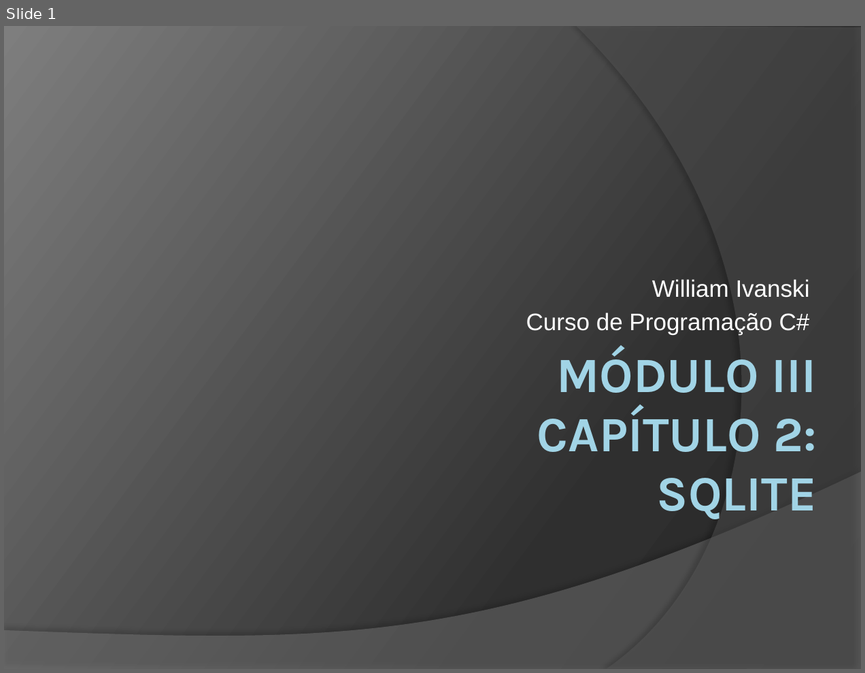
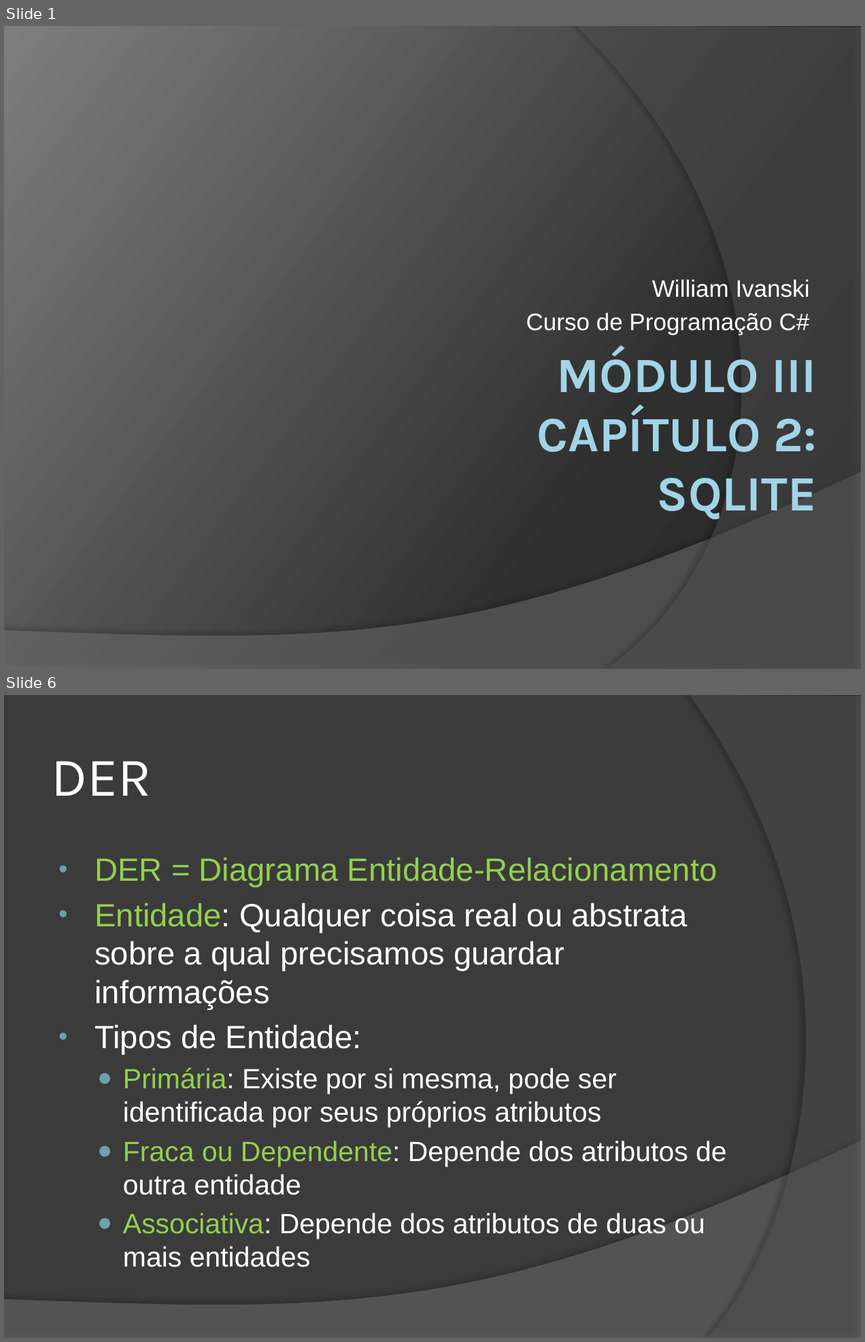
Before and after one commit to wind39/wind39.github.io, a slide deck: curso/modulo3capitulo2.pptx. Shown one above the other, each under a label of ours: slide 1 before the commit, slides 1 and 6 after it; the slides between them are not shown. The pictures are 865x673 and 865x1342 pixels, drawn with LibreOffice and Linux fonts; fonts in the diff are those of the drawing. Boxes give left, top, right and bottom in pixels: in the first picture for what was removed or moved away, otherwise in the second. Text is boxed around its words. In the diff, an @@ line names an element or a change of style, - is before the commit and + after.

```diff
--- a/curso/modulo3capitulo2.pptx
+++ b/curso/modulo3capitulo2.pptx
@@ slide 6 added at bbox=[4, 695, 861, 1338], background #3B3B3B; not listed: 1 template element that a slide beside it also shows @@
@@ freeform shape added at bbox=[689, 695, 861, 1338], fill #5E5E5E at 40% opacity @@
@@ title added at bbox=[51, 761, 151, 796], 46 pt, text #FFFFFF @@
+DER
@@ text added at bbox=[94, 858, 727, 1267], 23.4 pt, text #FFFFFF @@
+• DER = Diagrama Entidade-Relacionamento
+• Entidade: Qualquer coisa real ou abstrata sobre a qual precisamos guardar informações
+• Tipos de Entidade:
+  ● Primária: Existe por si mesma, pode ser identificada por seus próprios atributos
+  ● Fraca ou Dependente: Depende dos atributos de outra entidade
+  ● Associativa: Depende dos atributos de duas ou mais entidades
```
Also in this commit, not shown: 1 slide changed, 24 other slides added, 16 other files.
